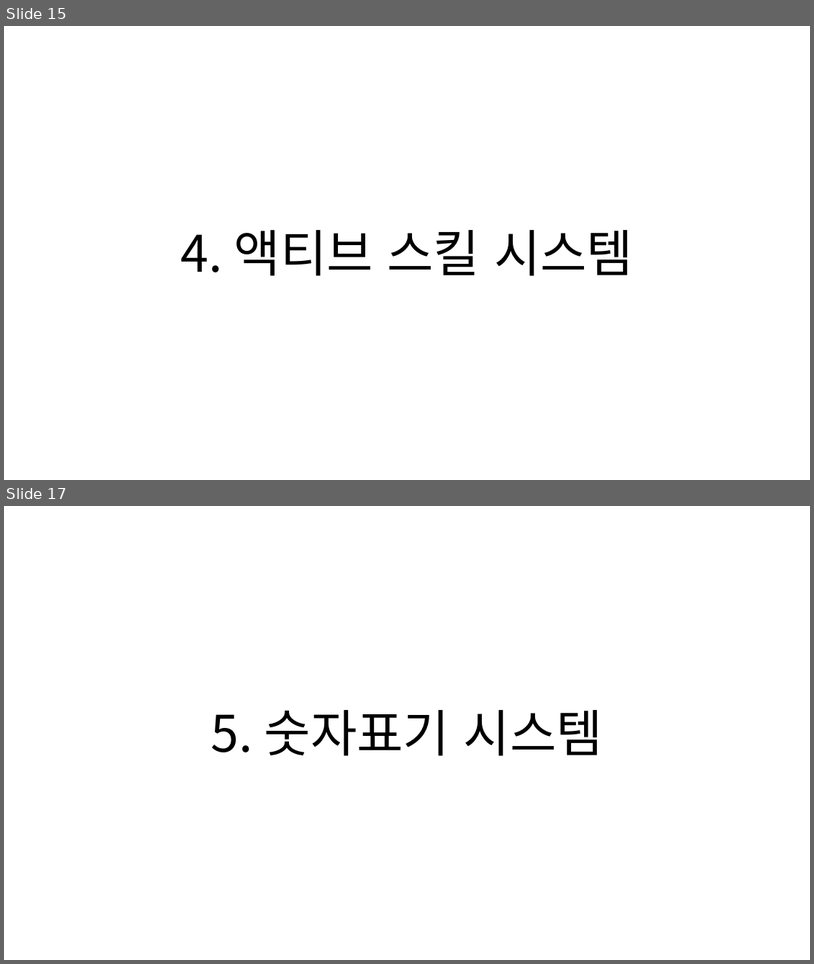
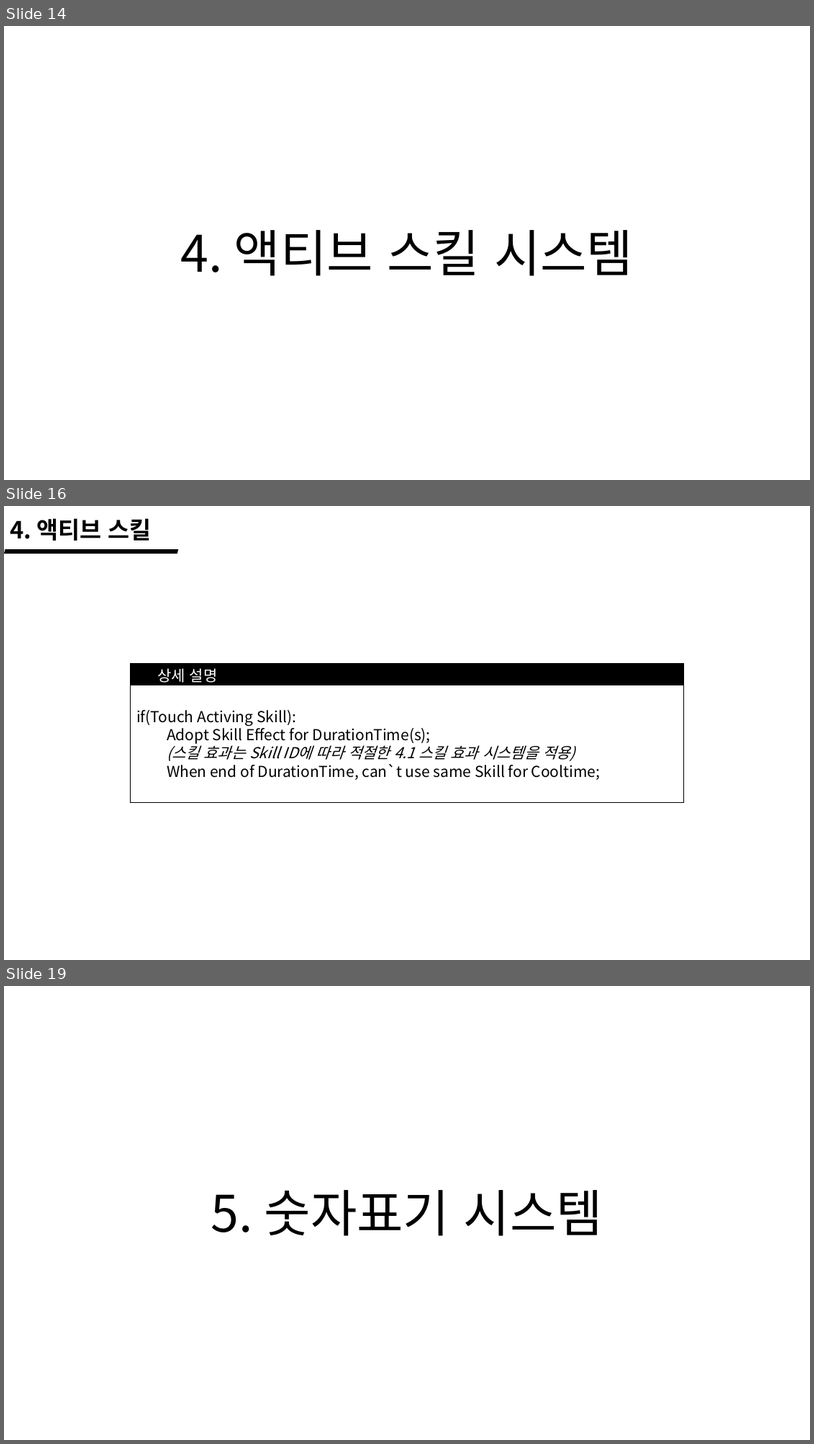
Before and after one commit to wlrud753/CarryCarrot, a slide deck: 기획서/당근키우기 시스템.pptx. Shown one above the other, each under a label of ours: slides 15 and 17 before the commit, slides 14, 16 and 19 after it; the slides between them are not shown. The pictures are 814x964 and 814x1444 pixels, drawn with LibreOffice and Linux fonts; fonts in the diff are those of the drawing. Boxes give left, top, right and bottom in pixels: in the first picture for what was removed or moved away, otherwise in the second. Text is boxed around its words. In the diff, an @@ line names an element or a change of style, - is before the commit and + after.

Commit message:
액티브 스킬 시스템 추가

```diff
--- a/기획서/당근키우기 시스템.pptx
+++ b/기획서/당근키우기 시스템.pptx
@@ slide 16 added at [4,506,810,960], background #FFFFFF @@
@@ text added at [10,518,152,541], 28 pt, text #000000, bold @@
+4. 액티브 스킬
@@ parallelogram added at [4,549,178,554], fill #000000 @@
@@ rectangle added at [131,663,684,803], fill #000000, outline #000000 1 pt @@
@@ text added at [157,668,218,682], 18 pt, text #FFFFFF @@
+상세 설명
@@ rectangle added at [131,685,684,803], fill #FFFFFF, outline #000000 1 pt, 18 pt, text #000000 @@
+if(Touch Activing Skill):
+  Adopt Skill Effect for DurationTime(s);
+  (스킬 효과는 Skill ID에 따라 적절한 4.1 스킬 효과 시스템을 적용)
+  When end of DurationTime, can`t use same Skill for Cooltime;
@@ what was slide 15 is now slide 14 @@
@@ what was slide 17 is now slide 19 @@
```
Also in this commit, not shown: 6 slides changed, 2 other slides added, 1 slide removed.
